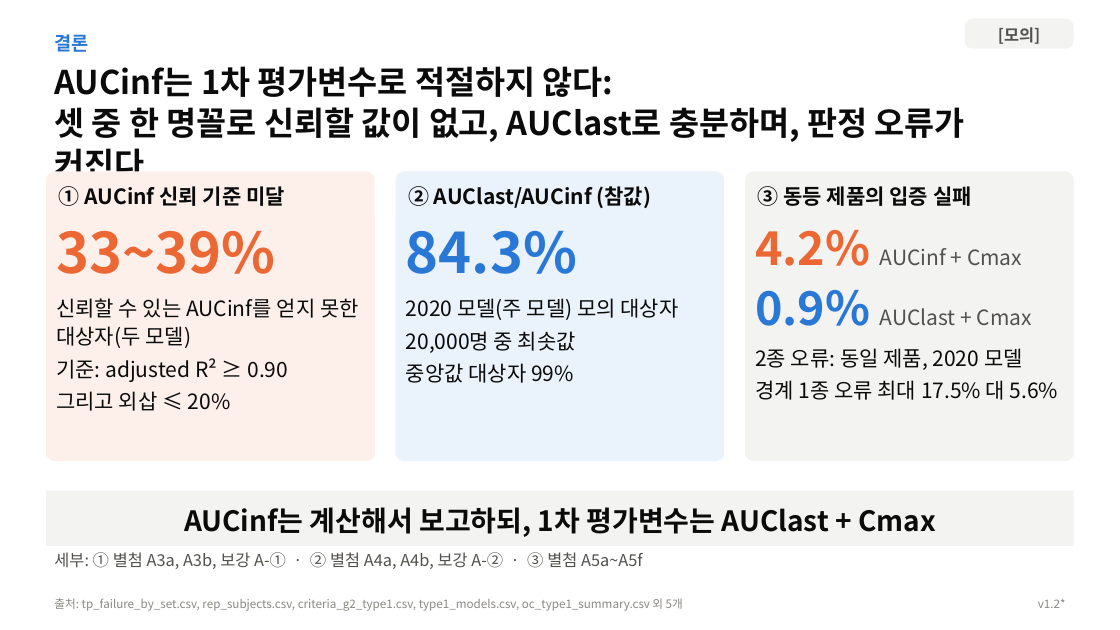
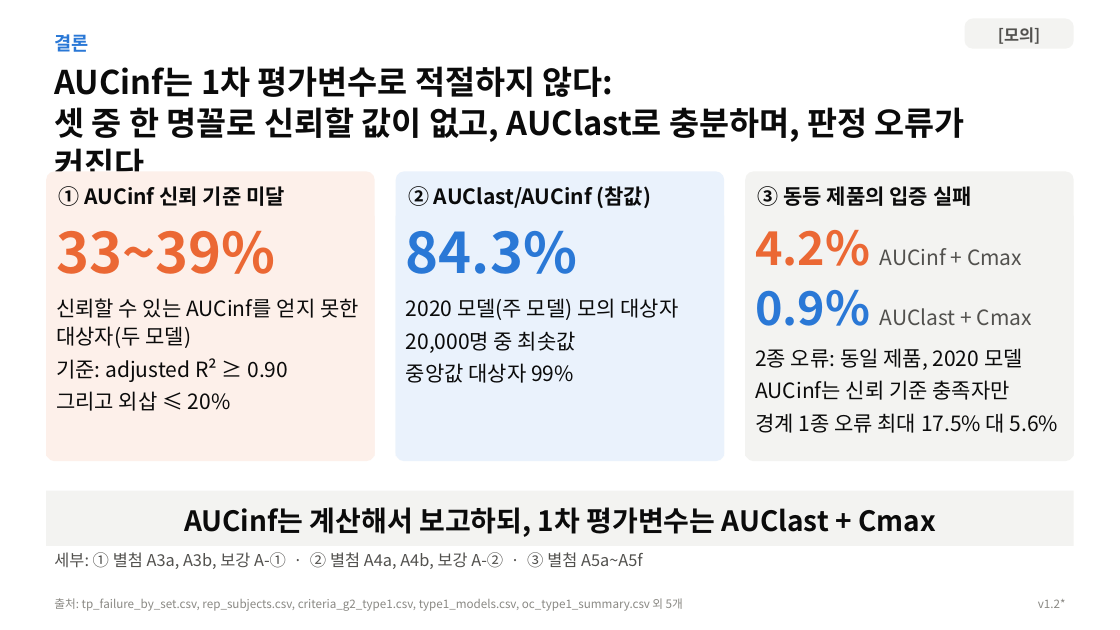
Before and after one commit to DHKQSP/dupilumab-sim, a slide deck: slide 2 of reports/deck/dupilumab_AUCinf_core_deck_v1.2.pptx. Drawn at 1120x630 pixels with LibreOffice and Linux fonts; fonts in the diff are those of the drawing. Boxes give left, top, right and bottom in pixels: in the first picture for what was removed or moved away, otherwise in the second. Text is boxed around its words. In the diff, an @@ line names an element or a change of style, - is before the commit and + after.

```diff
--- a/reports/deck/dupilumab_AUCinf_core_deck_v1.2.pptx
+++ b/reports/deck/dupilumab_AUCinf_core_deck_v1.2.pptx
@@ text in rectangle at box(755, 380, 1009, 400): paragraph added @@
+AUCinf는 신뢰 기준 충족자만
```
Also in this commit, not shown: 3 other slides changed, 18 other files.
